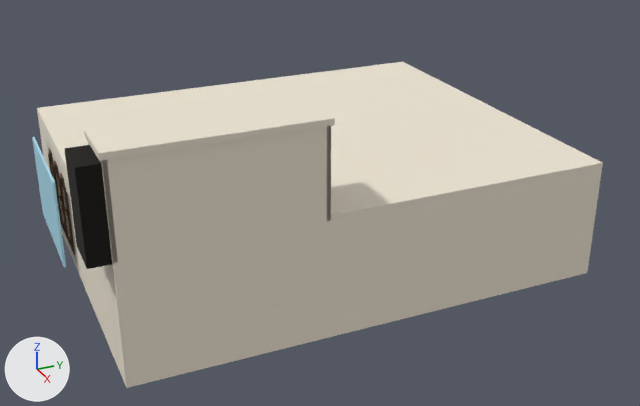
Before and after pictures for a commit that changed the glTF model models/room_living.glb.
Rendered twice from a 50 mm lens placed at (20.92, -14.72, 11.37), pointed at (0.9, -5.72, 1.36). Arrows for +X, +Y and +Z are at lower left; the lights stay in place. The older version comes first. Vertices at exactly the same position are counted once.

Names of what the first picture shows: 'CEILING', 'FRAMES', 'SHAFT', 'STAIRWELL', 'VIEW_window', 'WALLS'.
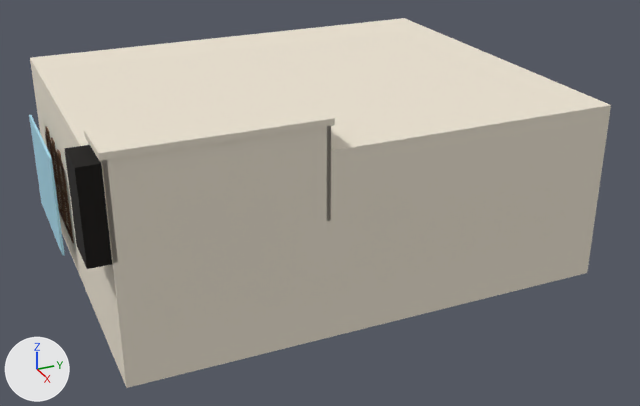
Patch to the scene script:
```diff
--- a/models/room_living.glb.py
+++ b/models/room_living.glb.py
@@ me_mesh_3 @@
-me_mesh_3.from_pydata(...)  # 180 vertices, 372 faces; spans x -5.1..5.1, y -12.1..0.1, z 0.0..3.0
+me_mesh_3.from_pydata(...)  # 192 vertices, 396 faces; spans x -5.1..5.1, y -12.1..0.1, z 0.0..4.5
+# me_mesh_3 part 1
+# 2 vertices are removed from x 5.0..5.1, y 0.1, z 3.0
+# 21 faces are deleted
+# 84 vertices in x -3.43..-0.67, y -12.1..-12.0, z 2.15..2.45 move by (0.0, 0.0, 0.65)
+# 31 vertices in x -5.1..5.0, y -12.1..0.1, z 3.0 move by (0.0, 0.0, 1.5)
+# 12 vertices in x -3.43..-0.67, y -12.1..-12.0, z 0.55 move by (0.0, 0.0, 0.35)
+# 14 vertices are added at x 3.75..5.1, y -12.1..0.1, z 0.0..4.5
+# 45 new faces join them
 me_mesh_3.materials.append(mat_mat_wall)
@@ me_mesh_4 @@
-me_mesh_4.from_pydata(...)  # 14 vertices, 24 faces; spans x -5.1..5.1, y -12.1..0.1, z 3.0..3.12
+me_mesh_4.from_pydata(...)  # 14 vertices, 24 faces; spans x -5.1..5.1, y -12.1..0.1, z 4.5..4.62
+# me_mesh_4 part 2: the whole mesh is moved by (0.0, 0.0, 1.5)
 me_mesh_4.materials.append(mat_mat_wall)
@@ me_mesh_7 @@
-me_mesh_7.from_pydata(...)  # 300 vertices, 504 faces; spans x -3.52..3.36, y -12.13..0.12, z 0.0..2.51
+me_mesh_7.from_pydata(...)  # 300 vertices, 504 faces; spans x -3.52..3.36, y -12.13..0.12, z 0.0..3.16
+# me_mesh_7 part 3: the loose piece of 20 vertices spanning x -3.49..-2.51, y -12.13..-11.97, z 0.49..2.21 is scaled about its middle by (1, 1, 1.18), then moved by (0.0, 0.0, 0.5)
+# me_mesh_7 part 4: the loose piece of 8 vertices spanning x -3.02..-2.98, y -12.1..-12.0, z 0.55..2.15 is scaled about its middle by (1, 1, 1.19), then moved by (0.0, 0.0, 0.5)
+# me_mesh_7 part 5: the loose piece of 20 vertices spanning x -3.21..-2.79, y -12.13..-11.97, z 2.3..2.51 is moved by (0.0, 0.0, 0.65)
+# me_mesh_7 part 6: the loose piece of 20 vertices spanning x -2.55..-1.55, y -12.13..-11.97, z 0.49..2.21 is scaled about its middle by (1, 1, 1.18), then moved by (0.0, 0.0, 0.5)
+# me_mesh_7 part 7: the loose piece of 8 vertices spanning x -2.57..-1.53, y -12.13..-11.93, z 0.45..0.55 is moved by (0.0, 0.0, 0.35)
+# me_mesh_7 part 8: the loose piece of 8 vertices spanning x -2.07..-2.03, y -12.1..-12.0, z 0.55..2.15 is scaled about its middle by (1, 1, 1.19), then moved by (0.0, 0.0, 0.5)
+# me_mesh_7 part 9: the loose piece of 20 vertices spanning x -2.26..-1.84, y -12.13..-11.97, z 2.3..2.51 is moved by (0.0, 0.0, 0.65)
+# me_mesh_7 part 10: the loose piece of 20 vertices spanning x -1.6..-0.61, y -12.13..-11.97, z 0.49..2.21 is scaled about its middle by (1, 1, 1.18), then moved by (0.0, 0.0, 0.5)
+# me_mesh_7 part 11: the loose piece of 8 vertices spanning x -1.62..-0.58, y -12.13..-11.93, z 0.45..0.55 is moved by (0.0, 0.0, 0.35)
+# me_mesh_7 part 12: the loose piece of 8 vertices spanning x -1.12..-1.08, y -12.1..-12.0, z 0.55..2.15 is scaled about its middle by (1, 1, 1.19), then moved by (0.0, 0.0, 0.5)
+# me_mesh_7 part 13: the loose piece of 20 vertices spanning x -1.31..-0.89, y -12.13..-11.97, z 2.3..2.51 is moved by (0.0, 0.0, 0.65)
+# other edits to the shape of me_mesh_7 do not show in these pictures
 me_mesh_7.materials.append(mat_mat_frame)
@@ me_mesh_8 @@
-me_mesh_8.from_pydata(...)  # 8 vertices, 12 faces; spans x -3.84..-0.26, y -12.46..-12.4, z 0.3..2.7
+me_mesh_8.from_pydata(...)  # 8 vertices, 12 faces; spans x -3.84..-0.26, y -12.46..-12.4, z 0.65..3.35
+# me_mesh_8 part 14: the whole mesh is scaled about its middle by (1, 1, 1.12), then moved by (0.0, 0.0, 0.5)
 me_mesh_8.materials.append(mat_mat_window_view)
```

Changed parts and their boxes (x1, y1, x2, y2) in the pictures (640 x 406 px; the box of a moved part takes in the faces that stretch with it):
'WALLS', reshaped (18% taller)
    before: (37, 112, 602, 388)
    after: (30, 62, 610, 388)
'CEILING', moved
    before: (37, 62, 603, 220)
    after: (30, 18, 611, 156)
'VIEW_window', moved, rescaled (8% taller)
    before: (32, 137, 66, 268)
    after: (29, 115, 65, 256)
'FRAMES', reshaped
    before: (48, 149, 75, 255)
    after: (45, 126, 74, 243)
part 3 of me_mesh_7, moved or reshaped
    before: (48, 155, 60, 211)
    after: (45, 134, 60, 211)
part 4 of me_mesh_7, moved or reshaped
    before: (53, 168, 60, 216)
    after: (50, 146, 58, 201)
part 5 of me_mesh_7, moved or reshaped
    before: (49, 149, 53, 161)
    after: (46, 126, 50, 139)
part 6 of me_mesh_7, moved or reshaped
    before: (54, 169, 67, 233)
    after: (51, 147, 65, 218)
part 7 of me_mesh_7, moved or reshaped
    before: (61, 223, 67, 237)
    after: (60, 211, 66, 227)
part 8 of me_mesh_7, moved or reshaped
    before: (59, 181, 66, 229)
    after: (56, 158, 64, 217)
part 9 of me_mesh_7, moved or reshaped
    before: (54, 160, 59, 173)
    after: (51, 137, 56, 150)
part 10 of me_mesh_7, moved or reshaped
    before: (60, 182, 75, 251)
    after: (56, 156, 73, 239)
part 11 of me_mesh_7, moved or reshaped
    before: (67, 236, 75, 255)
    after: (66, 225, 74, 243)
part 12 of me_mesh_7, moved or reshaped
    before: (65, 194, 72, 243)
    after: (62, 170, 71, 232)
part 13 of me_mesh_7, moved or reshaped
    before: (60, 173, 65, 186)
    after: (57, 149, 62, 162)
